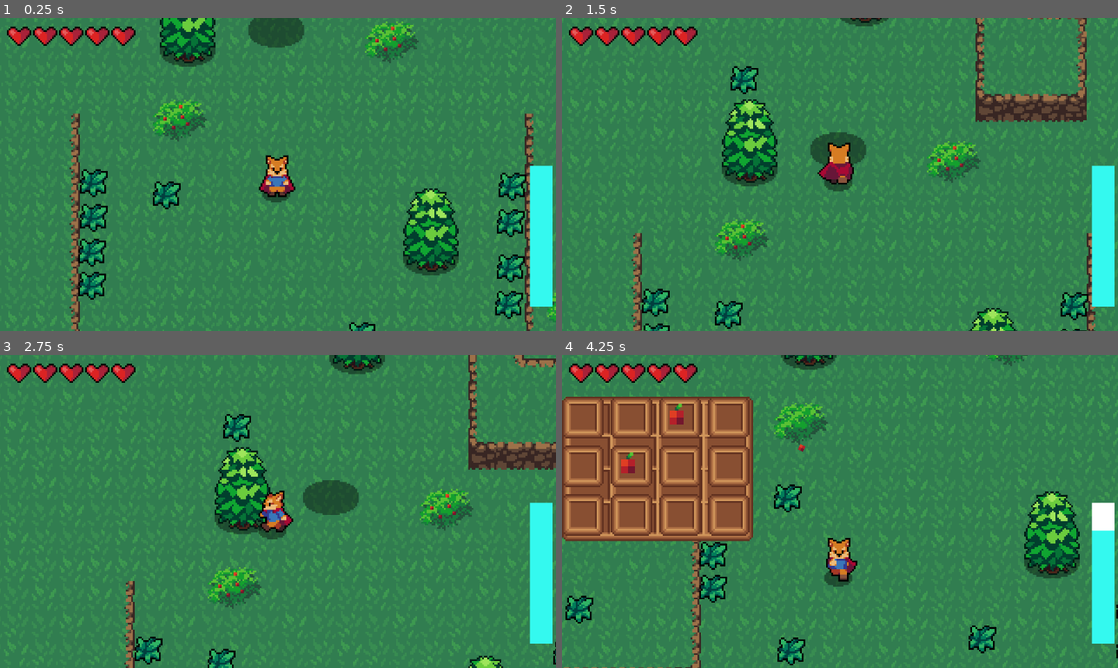
Above: before the commit, frames 1-4 (two rows, left to right).
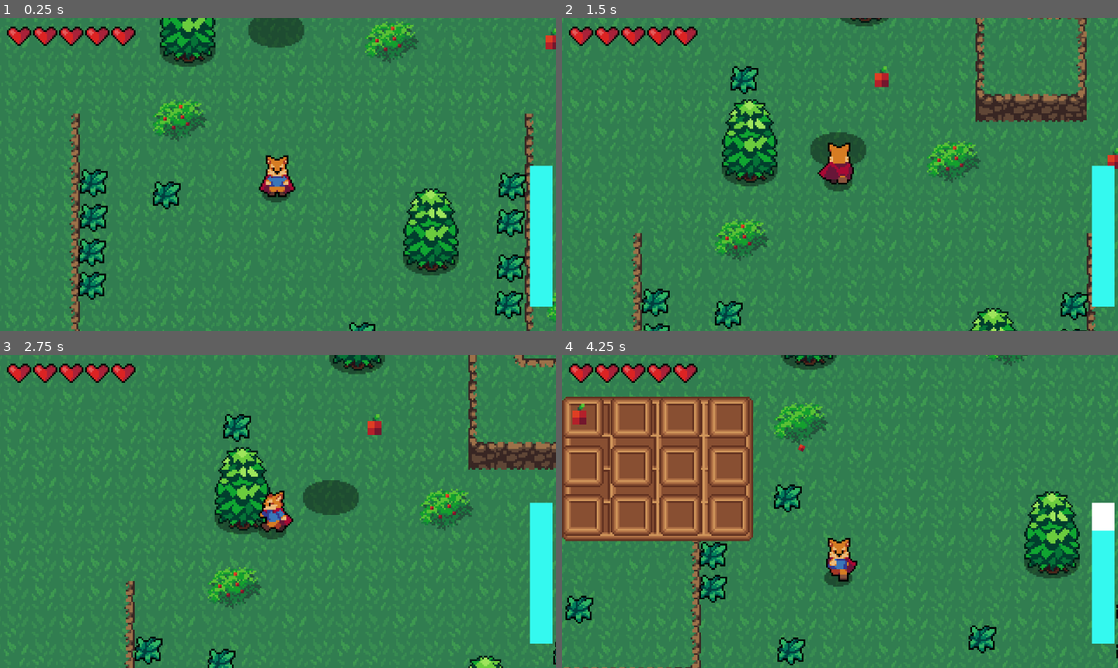
Above: after the commit, the same moments.

Repository: KimmelDevs/Stones
Game: Godot game, scene res://World/world.tscn
Same seed, same stepped clock (60 frames per second), same inputs: the game is played once before the commit and once after it.
Inputs (mouse positions are in pixels of both pictures, inside the frame that each line leads up to):
- Up to frame 1 (0.25 s): no input
- Up to frame 2 (1.5 s): tap Enter at 0.5 s; move the mouse to (812, 237) at 0.52 s; hold W (move_up) from 0.53 s (still down); tap E (Pick) at 0.6 s; move the mouse to (1006, 221) at 1.27 s; tap H (Hide) at 1.35 s
- Up to frame 3 (2.75 s): tap E (Pick) at 1.55, 2.1 s; move the mouse to (111, 464) at 2.02 s; release W (move_up) at 2.03 s; hold A (move_left) from 2.03 s (still down)
- Up to frame 4 (4.25 s): move the mouse to (867, 511) at 2.77 s; click (867, 511) at 2.85 s; tap E (Pick) at 3.05, 3.8 s; move the mouse to (756, 433) at 3.52 s; release A (move_left) at 3.53 s; hold S (move_down) from 3.53 s (still down); tap Space (roll) at 3.6 s; tap I (Inventory) at 4.15 s

The runs differ from the first frame. In frame 1, 0.1% of the frame differs, in the area x 98-100%, y 3-10%; in frame 2, 0.2%; in frame 3, 0.1%; in frame 4, 0.4%, in the area x 1-22%, y 15-38%.

Commit message:
added sticks and berry collectable

Diff:
--- a/Inventory/Inventory.gd
+++ b/Inventory/Inventory.gd
@@ -2,4 +2,15 @@
 
 class_name Inv
 
-@export var items: Array[InvItem]
+@export var slots: Array[InvSlot]
+signal update
+func insert(item: InvItem):
+	var itemslots = slots.filter(func(slot): return slot.item == item)
+	if !itemslots.is_empty():
+		itemslots[0].amount += 1
+	else:
+		var emptyslots = slots.filter(func(slot): return slot.item == null)
+		if !emptyslots.is_empty():
+			emptyslots[0].item = item
+			emptyslots[0].amount = 1
+	update.emit()
--- /dev/null
+++ b/Inventory/Items/Stick.tres
@@ -0,0 +1,10 @@
+[gd_resource type="Resource" script_class="InvItem" load_steps=3 format=3 uid="uid://dyx2v1f7d25vj"]
+
+[ext_resource type="Script" uid="uid://uwnnphlcerum" path="res://Inventory/inventoryItem.gd" id="1_8yev4"]
+[ext_resource type="Texture2D" uid="uid://dygannfqncu76" path="res://Inventory/textures/stick.png" id="2_ggjug"]
+
+[resource]
+script = ExtResource("1_8yev4")
+name = "Stick"
+texture = ExtResource("2_ggjug")
+metadata/_custom_type_script = "uid://uwnnphlcerum"
--- a/Inventory/inv_ui_slot.gd
+++ b/Inventory/inv_ui_slot.gd
@@ -1,10 +1,15 @@
 extends Panel
 
 @onready var item_visual: Sprite2D = $CenterContainer/Panel/ItemDisplay
+@onready var item_count: Label = $CenterContainer/Panel/Label
 
-func update(item: InvItem):
-	if !item:
+func update(slot: InvSlot):
+	if !slot.item:
 		item_visual.visible = false
+		item_count.visible = false
 	else:
 		item_visual.visible = true
-		item_visual.texture = item.texture
+		item_visual.texture = slot.item.texture
+		if slot.amount >1:
+			item_count.visible = true
+			item_count.text = str(slot.amount)
--- a/Inventory/inv_ui_slot.tscn
+++ b/Inventory/inv_ui_slot.tscn
@@ -21,7 +21,17 @@
 offset_bottom = 24.0
 
 [node name="Panel" type="Panel" parent="CenterContainer"]
+self_modulate = Color(1, 1, 1, 0)
 layout_mode = 2
 
 [node name="ItemDisplay" type="Sprite2D" parent="CenterContainer/Panel"]
 offset = Vector2(-4, -5)
+
+[node name="Label" type="Label" parent="CenterContainer/Panel"]
+layout_mode = 0
+offset_top = -1.0
+offset_right = 19.0
+offset_bottom = 22.0
+scale = Vector2(0.5, 0.5)
+text = "12"
+horizontal_alignment = 2
--- a/Inventory/playerinventory.tres
+++ b/Inventory/playerinventory.tres
@@ -1,10 +1,69 @@
-[gd_resource type="Resource" load_steps=4 format=3 uid="uid://b6y8x0idf43ao"]
+[gd_resource type="Resource" script_class="Inv" load_steps=15 format=3 uid="uid://b6y8x0idf43ao"]
 
-[ext_resource type="Script" uid="uid://uwnnphlcerum" path="res://Inventory/inventoryItem.gd" id="1_oqpsp"]
-[ext_resource type="Resource" uid="uid://7e8sihetpuur" path="res://Inventory/Items/Berry.tres" id="2_yrre2"]
+[ext_resource type="Script" uid="uid://dbkh5tlw3gq8c" path="res://inv_slot.gd" id="2_7uf4i"]
 [ext_resource type="Script" uid="uid://bf38umhy5vg6f" path="res://Inventory/Inventory.gd" id="3_wq1fa"]
+
+[sub_resource type="Resource" id="Resource_oqpsp"]
+script = ExtResource("2_7uf4i")
+amount = 0
+metadata/_custom_type_script = "uid://dbkh5tlw3gq8c"
+
+[sub_resource type="Resource" id="Resource_yrre2"]
+script = ExtResource("2_7uf4i")
+amount = 0
+metadata/_custom_type_script = "uid://dbkh5tlw3gq8c"
+
+[sub_resource type="Resource" id="Resource_wq1fa"]
+script = ExtResource("2_7uf4i")
+amount = 0
+metadata/_custom_type_script = "uid://dbkh5tlw3gq8c"
+
+[sub_resource type="Resource" id="Resource_amcam"]
+script = ExtResource("2_7uf4i")
+amount = 0
+metadata/_custom_type_script = "uid://dbkh5tlw3gq8c"
+
+[sub_resource type="Resource" id="Resource_to21c"]
+script = ExtResource("2_7uf4i")
+amount = 0
+metadata/_custom_type_script = "uid://dbkh5tlw3gq8c"
+
+[sub_resource type="Resource" id="Resource_ajmj0"]
+script = ExtResource("2_7uf4i")
+amount = 0
+metadata/_custom_type_script = "uid://dbkh5tlw3gq8c"
+
+[sub_resource type="Resource" id="Resource_k5okl"]
+script = ExtResource("2_7uf4i")
+amount = 0
+metadata/_custom_type_script = "uid://dbkh5tlw3gq8c"
+
+[sub_resource type="Resource" id="Resource_d0kw6"]
+script = ExtResource("2_7uf4i")
+amount = 0
+metadata/_custom_type_script = "uid://dbkh5tlw3gq8c"
+
+[sub_resource type="Resource" id="Resource_0o0fp"]
+script = ExtResource("2_7uf4i")
+amount = 0
+metadata/_custom_type_script = "uid://dbkh5tlw3gq8c"
+
+[sub_resource type="Resource" id="Resource_2hfcn"]
+script = ExtResource("2_7uf4i")
+amount = 0
+metadata/_custom_type_script = "uid://dbkh5tlw3gq8c"
+
+[sub_resource type="Resource" id="Resource_cmtkm"]
+script = ExtResource("2_7uf4i")
+amount = 0
+metadata/_custom_type_script = "uid://dbkh5tlw3gq8c"
+
+[sub_resource type="Resource" id="Resource_1sk44"]
+script = ExtResource("2_7uf4i")
+amount = 0
+metadata/_custom_type_script = "uid://dbkh5tlw3gq8c"
 
 [resource]
 script = ExtResource("3_wq1fa")
-items = Array[ExtResource("1_oqpsp")]([null, null, ExtResource("2_yrre2"), null, null, ExtResource("2_yrre2"), null, null, null, null, null, null])
+slots = Array[ExtResource("2_7uf4i")]([SubResource("Resource_oqpsp"), SubResource("Resource_yrre2"), SubResource("Resource_wq1fa"), SubResource("Resource_amcam"), SubResource("Resource_to21c"), SubResource("Resource_ajmj0"), SubResource("Resource_k5okl"), SubResource("Resource_d0kw6"), SubResource("Resource_0o0fp"), SubResource("Resource_2hfcn"), SubResource("Resource_cmtkm"), SubResource("Resource_1sk44")])
 metadata/_custom_type_script = "uid://bf38umhy5vg6f"
--- a/Player/player.gd
+++ b/Player/player.gd
@@ -166,3 +166,6 @@
 # --- Player Marker Function ---
 func player():
 	pass
+
+func collect(item):
+	Inv.insert(item)
--- a/World/berry_bush.gd
+++ b/World/berry_bush.gd
@@ -2,10 +2,12 @@
 
 var state = "berries"
 var player_in_area = false
+var player: Node = null
 
 @onready var timer = $Growth_timer
 @onready var sprite = $AnimatedSprite2D
 @onready var berry_scene = preload("res://World/scenes/berry.tscn")
+@export var item: InvItem
 
 func _ready():
 	if state == "no berries":
@@ -25,12 +27,12 @@
 func _on_pickable_area_body_entered(body: Node2D) -> void:
 	if body.has_method("player"):
 		player_in_area = true
-
+		player = body  # store the reference to the player
 
 func _on_pickable_area_body_exited(body: Node2D) -> void:
 	if body.has_method("player"):
 		player_in_area = false
-
+		player = null  # clear reference when player leaves
 
 func drop_berry():
 	var berry_instance = berry_scene.instantiate()
@@ -39,6 +41,10 @@
 	get_parent().add_child(berry_instance)
 	print("dropped")
 
+	# Give berry to the player if possible
+	if player != null and player.has_method("collect"):
+		player.collect(item)
+
 	# Wait before regrowing berries
 	await get_tree().create_timer(260).timeout
 	_on_growth_timer_timeout()
--- a/World/scenes/berry_bush.tscn
+++ b/World/scenes/berry_bush.tscn
@@ -1,7 +1,8 @@
-[gd_scene load_steps=7 format=3 uid="uid://biubxd4ucuro4"]
+[gd_scene load_steps=8 format=3 uid="uid://biubxd4ucuro4"]
 
 [ext_resource type="Script" uid="uid://cyh715bhodluf" path="res://World/berry_bush.gd" id="1_h8k17"]
 [ext_resource type="Texture2D" uid="uid://dg3cnj7v3w304" path="res://World/Bush with berries 32 px.png" id="1_r4pop"]
+[ext_resource type="Resource" uid="uid://7e8sihetpuur" path="res://Inventory/Items/Berry.tres" id="2_rabx2"]
 [ext_resource type="Texture2D" uid="uid://ebjrumiu08g2" path="res://World/Bush no berries 32 px.png" id="3_rabx2"]
 
 [sub_resource type="CapsuleShape2D" id="CapsuleShape2D_r4pop"]
@@ -32,6 +33,7 @@
 
 [node name="BerryBush" type="StaticBody2D"]
 script = ExtResource("1_h8k17")
+item = ExtResource("2_rabx2")
 
 [node name="CollisionShape2D" type="CollisionShape2D" parent="."]
 visible = false
--- /dev/null
+++ b/World/scenes/stick_collectable.tscn
@@ -0,0 +1,24 @@
+[gd_scene load_steps=5 format=3 uid="uid://cvqsuigp5o81r"]
+
+[ext_resource type="Script" uid="uid://bl2d7842bmcua" path="res://stick_collectable.gd" id="1_epkkg"]
+[ext_resource type="Texture2D" uid="uid://djx45s8lhu2tm" path="res://Inventory/textures/berrytexture.png" id="2_6l21q"]
+[ext_resource type="Resource" uid="uid://dyx2v1f7d25vj" path="res://Inventory/Items/Stick.tres" id="2_pdddx"]
+
+[sub_resource type="CircleShape2D" id="CircleShape2D_pdddx"]
+radius = 14.0357
+
+[node name="StickCollectable" type="StaticBody2D"]
+script = ExtResource("1_epkkg")
+item = ExtResource("2_pdddx")
+
+[node name="Sprite2D" type="Sprite2D" parent="."]
+texture = ExtResource("2_6l21q")
+
+[node name="interactable_area" type="Area2D" parent="."]
+collision_mask = 66
+
+[node name="CollisionShape2D" type="CollisionShape2D" parent="interactable_area"]
+position = Vector2(3, 5)
+shape = SubResource("CircleShape2D_pdddx")
+
+[connection signal="body_entered" from="interactable_area" to="." method="_on_interactable_area_body_entered"]
--- a/World/world.tscn
+++ b/World/world.tscn
@@ -18,6 +18,7 @@
 [ext_resource type="PackedScene" uid="uid://cv3yi7o2jq3qt" path="res://UI/health_ui.tscn" id="14_awrha"]
 [ext_resource type="PackedScene" uid="uid://d12bl3gic7t5p" path="res://Enemies/mega_slime.tscn" id="15_f23eu"]
 [ext_resource type="PackedScene" uid="uid://biubxd4ucuro4" path="res://World/scenes/berry_bush.tscn" id="16_oeat8"]
+[ext_resource type="PackedScene" uid="uid://cvqsuigp5o81r" path="res://World/scenes/stick_collectable.tscn" id="19_xw5lg"]
 
 [sub_resource type="TileSetAtlasSource" id="TileSetAtlasSource_bkhv4"]
 texture = ExtResource("6_yf0ba")
@@ -1711,3 +1712,12 @@
 
 [node name="MegaSlime" parent="." instance=ExtResource("15_f23eu")]
 position = Vector2(-109, 162)
+
+[node name="StickCollectable" parent="." instance=ExtResource("19_xw5lg")]
+position = Vector2(362, -14)
+
+[node name="StickCollectable2" parent="." instance=ExtResource("19_xw5lg")]
+position = Vector2(228, -61)
+
+[node name="StickCollectable3" parent="." instance=ExtResource("19_xw5lg")]
+position = Vector2(554, 77)
--- /dev/null
+++ b/inv_slot.gd
@@ -0,0 +1,6 @@
+extends Resource
+
+class_name InvSlot
+
+@export var item: InvItem
+@export var amount: int
--- a/inv_ui.gd
+++ b/inv_ui.gd
@@ -6,8 +6,8 @@
 var is_open = false
 
 func update_slots():
-	for i in range(min(inv.items.size(), slots.size())):
-		slots[i].update(inv.items[i])
+	for i in range(min(inv.slots.size(), slots.size())):
+		slots[i].update(inv.slots[i])
 func _process(delta):
 	if Input.is_action_just_pressed("Inventory"):
 		if is_open:
@@ -18,6 +18,7 @@
 func _ready():
 	close()
 	update_slots()
+	inv.update.connect(update_slots)
 func open():
 	visible = true
 	is_open = true
--- a/project.godot
+++ b/project.godot
@@ -72,6 +72,7 @@
 Inventory={
 "deadzone": 0.2,
 "events": [Object(InputEventKey,"resource_local_to_scene":false,"resource_name":"","device":-1,"window_id":0,"alt_press …(192 unchanged characters)…
+, Object(InputEventKey,"resource_local_to_scene":false,"resource_name":"","device":-1,"window_id":0,"alt_pressed":false,"shift_pressed":false,"ctrl_pressed":false,"meta_pressed":false,"pressed":false,"keycode":0,"physical_keycode":4194305,"key_label":0,"unicode":0,"location":0,"echo":false,"script":null)
 ]
 }
 
--- /dev/null
+++ b/stick_collectable.gd
@@ -0,0 +1,12 @@
+extends StaticBody2D
+
+@export var item: InvItem
+var player = null
+func _on_interactable_area_body_entered(body: Node2D) -> void:
+	if body.has_method("player"):
+		player=body
+		playercollect()
+		await get_tree().create_timer(0.1).timeout
+		self.queue_free()
+func playercollect():
+	player.collect(item)
Binary file added: Inventory/textures/stick.png
Not shown, added: Inventory/textures/stick.png.import
Not shown: 1 places in World/world.tscn that only renumber resources
Not shown, added: inv_slot.gd.uid
Not shown, added: stick_collectable.gd.uid
